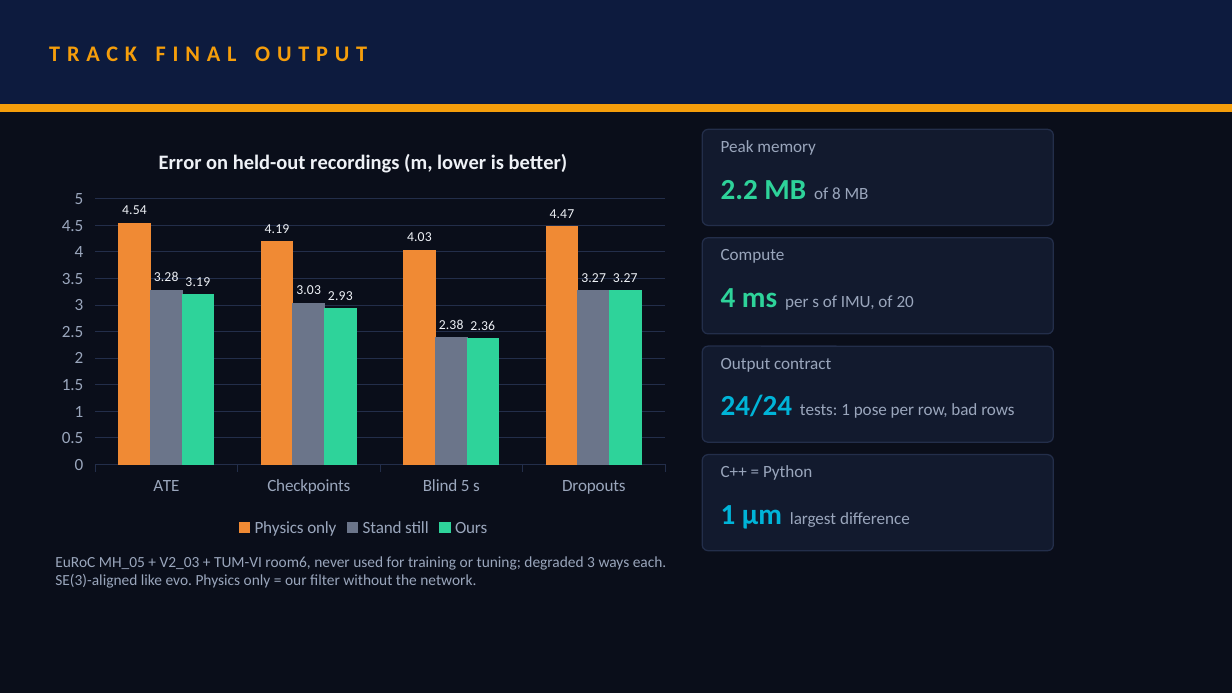
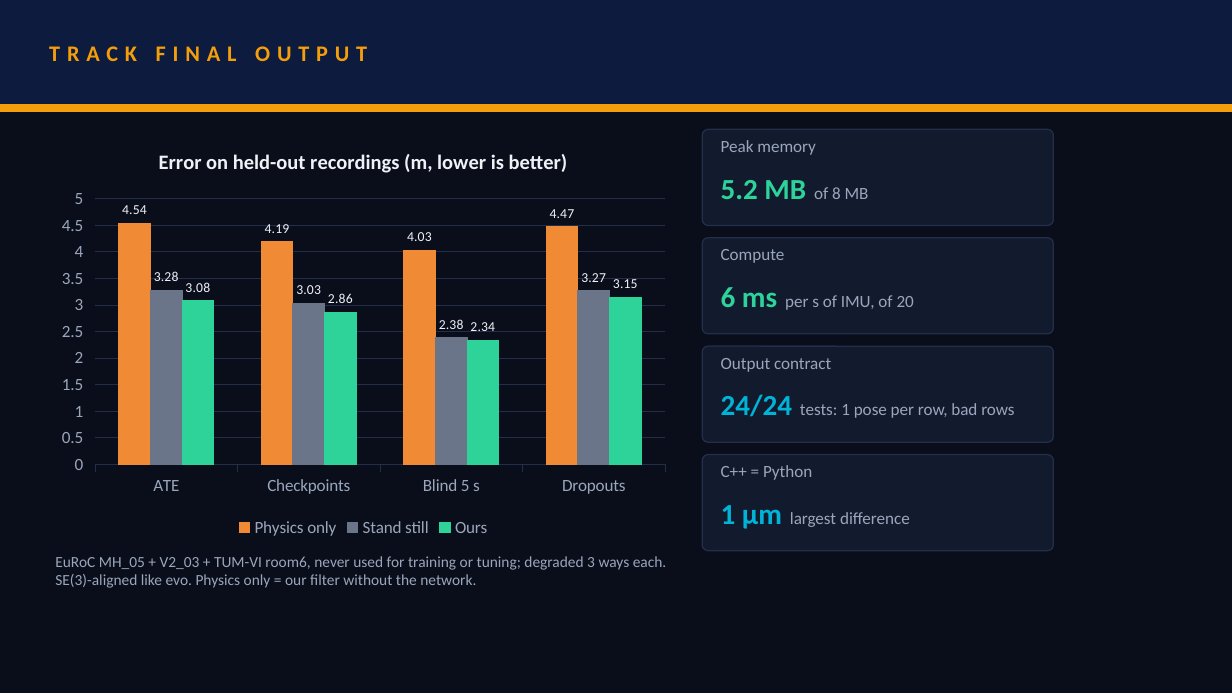
Before and after one commit to rehaanajani/pathfinder-xr, a slide deck: slide 5 of deck/SRMIST_CaliforniaBurrito.pptx. Drawn at 1232x693 pixels with LibreOffice and Linux fonts; fonts in the diff are those of the drawing. Boxes give left, top, right and bottom in pixels: in the first picture for what was removed or moved away, otherwise in the second. Text is boxed around its words. In the diff, an @@ line names an element or a change of style, - is before the commit and + after.

```diff
--- a/deck/SRMIST_CaliforniaBurrito.pptx
+++ b/deck/SRMIST_CaliforniaBurrito.pptx
@@ column chart at bbox=[49, 129, 678, 542] @@
-Ours: 3.19, 2.93, 2.36, 3.27
+Ours: 3.08, 2.86, 2.34, 3.15
@@ text at bbox=[721, 180, 869, 199]: text changed @@
-2.2 MB of 8 MB
+5.2 MB of 8 MB
@@ text at bbox=[721, 287, 914, 310]: text changed @@
-4 ms per s of IMU, of 20
+6 ms per s of IMU, of 20
```
Also in this commit, not shown: 4 other slides changed, 3 other files.
